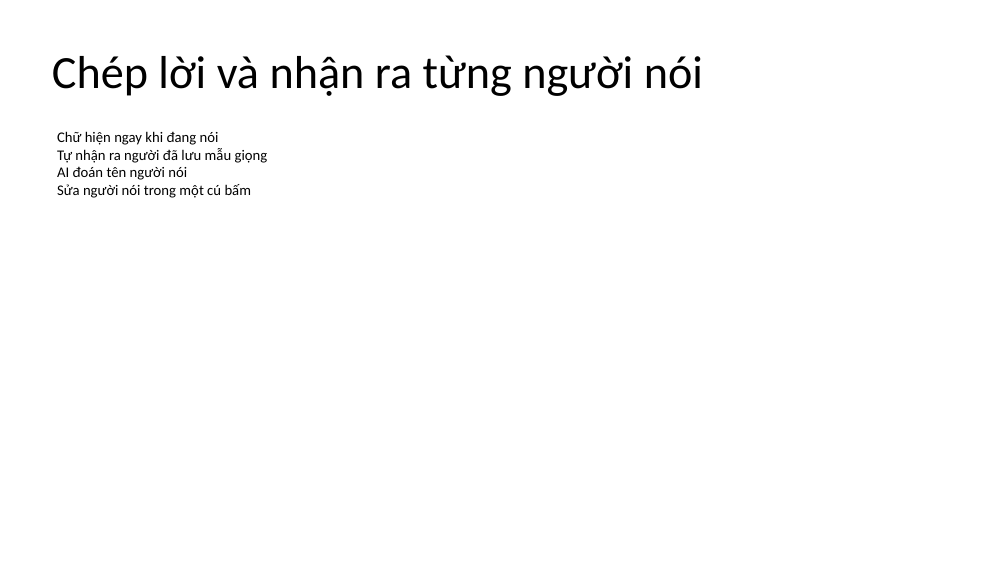
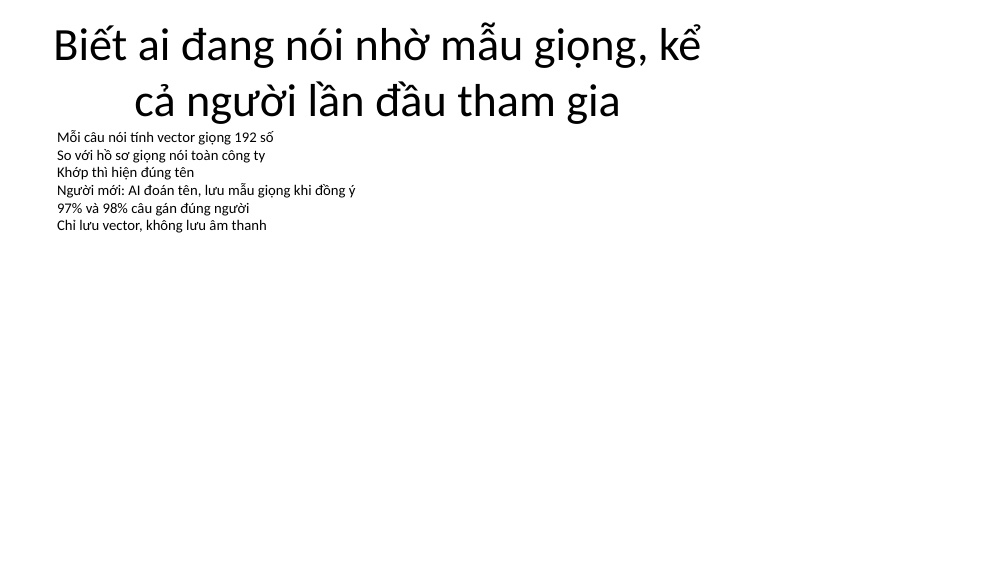
Before and after one commit to phucbh-hue/metting-assistant, a slide deck: slide 7 of slides/demo/UrBox Meeting Copilot - Demo 10.2026.pptx (slide 4 before the commit). Drawn at 1008x567 pixels with LibreOffice and Linux fonts; fonts in the diff are those of the drawing; background and template pictures are left out. Boxes give left, top, right and bottom in pixels: in the first picture for what was removed or moved away, otherwise in the second. Text is boxed around its words. In the diff, an @@ line names an element or a change of style, - is before the commit and + after.

```diff
--- a/slides/demo/UrBox Meeting Copilot - Demo 10.2026.pptx
+++ b/slides/demo/UrBox Meeting Copilot - Demo 10.2026.pptx
@@ title at (53,22,701,124): text changed @@
-Chép lời và nhận ra từng người nói
+Biết ai đang nói nhờ mẫu giọng, kể cả người lần đầu tham gia
@@ text at (57,130,356,233): text changed @@
-Chữ hiện ngay khi đang nói
-Tự nhận ra người đã lưu mẫu giọng
-AI đoán tên người nói
-Sửa người nói trong một cú bấm
+Mỗi câu nói tính vector giọng 192 số
+So với hồ sơ giọng nói toàn công ty
+Khớp thì hiện đúng tên
+Người mới: AI đoán tên, lưu mẫu giọng khi đồng ý
+97% và 98% câu gán đúng người
+Chỉ lưu vector, không lưu âm thanh
```
Also in this commit, not shown: 7 other slides changed, 7 slides added, 5 slides removed, 9 other files.
